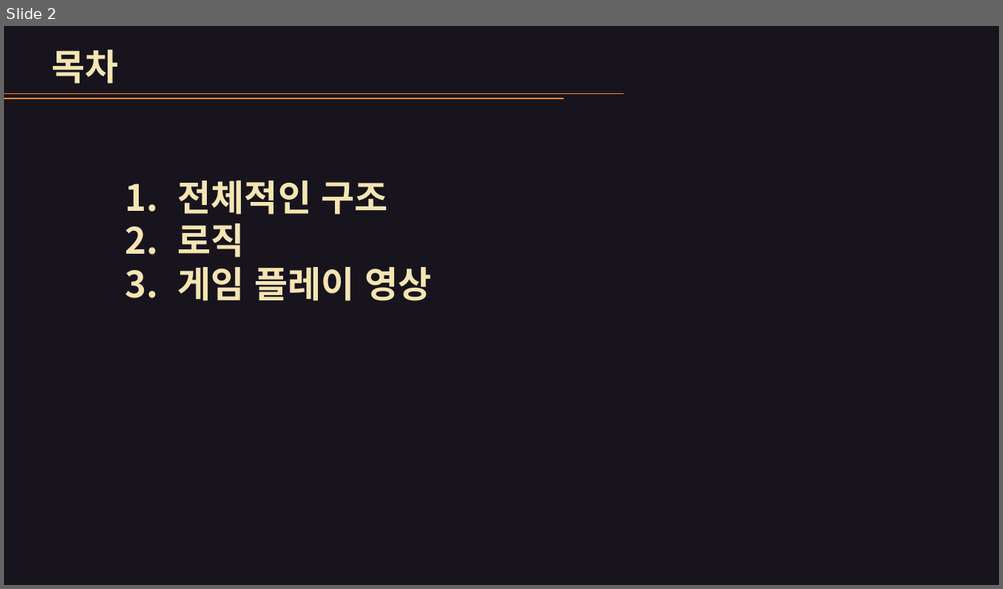
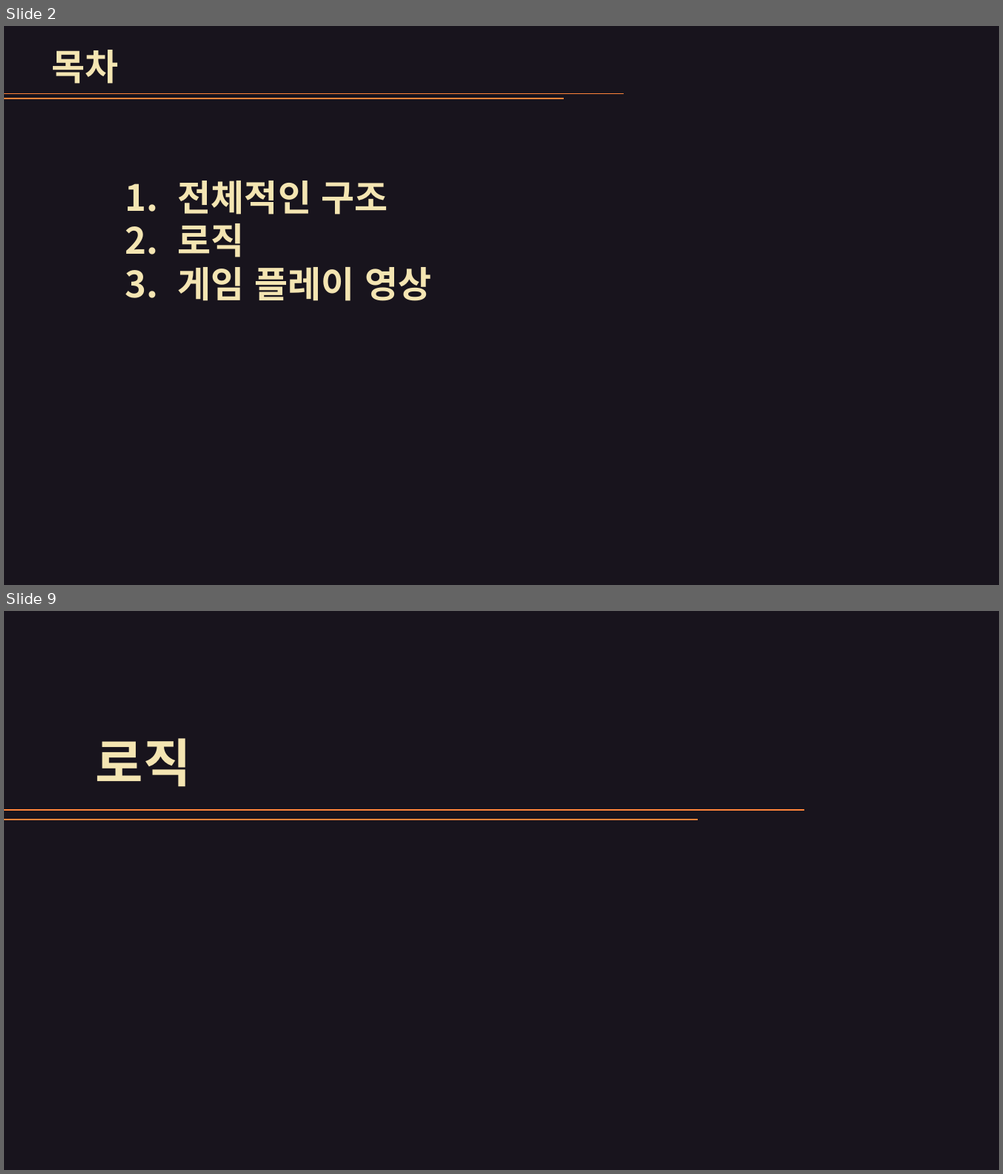
Before and after one commit to dndud3710/ProjectT, a slide deck: 발표자료.pptx. Shown one above the other, each under a label of ours: slide 2 before the commit, slides 2 and 9 after it; the slides between them are not shown. The pictures are 1003x589 and 1003x1174 pixels, drawn with LibreOffice and Linux fonts; fonts in the diff are those of the drawing. Boxes give left, top, right and bottom in pixels: in the first picture for what was removed or moved away, otherwise in the second. Text is boxed around its words. In the diff, an @@ line names an element or a change of style, - is before the commit and + after.

```diff
--- a/발표자료.pptx
+++ b/발표자료.pptx
@@ slide 9 added at (4, 611, 999, 1170), background #18141D @@
@@ text added at (96, 738, 191, 787), 50 pt, text #F4E5B2, bold @@
+로직
@@ line added from (4, 810) to (804, 810), #FF843A 1 pt @@
@@ line added from (4, 820) to (698, 820), #FF843A 1 pt @@
```
Also in this commit, not shown: 7 slides changed, 7 other slides added, 2 slides removed, 17 other files.
